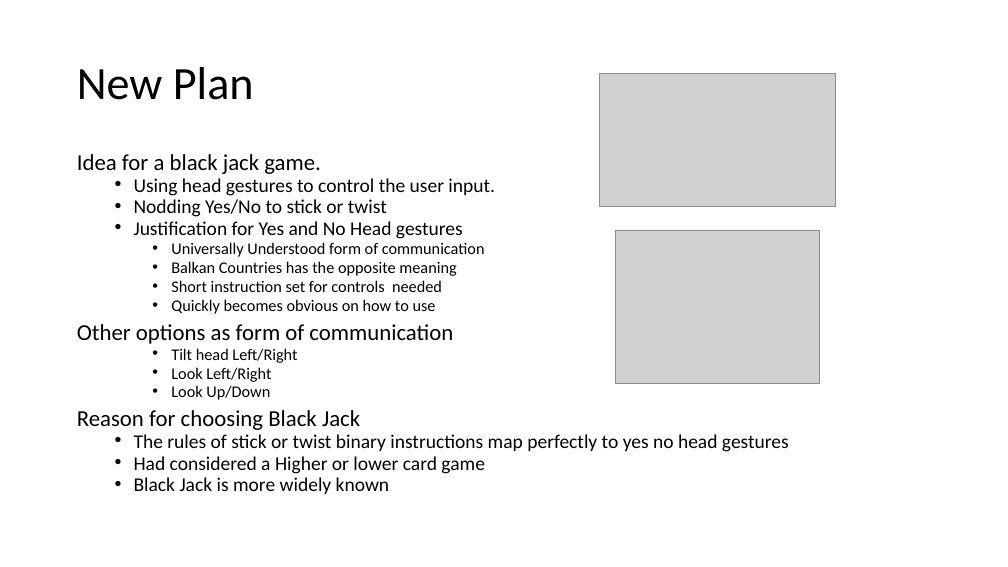
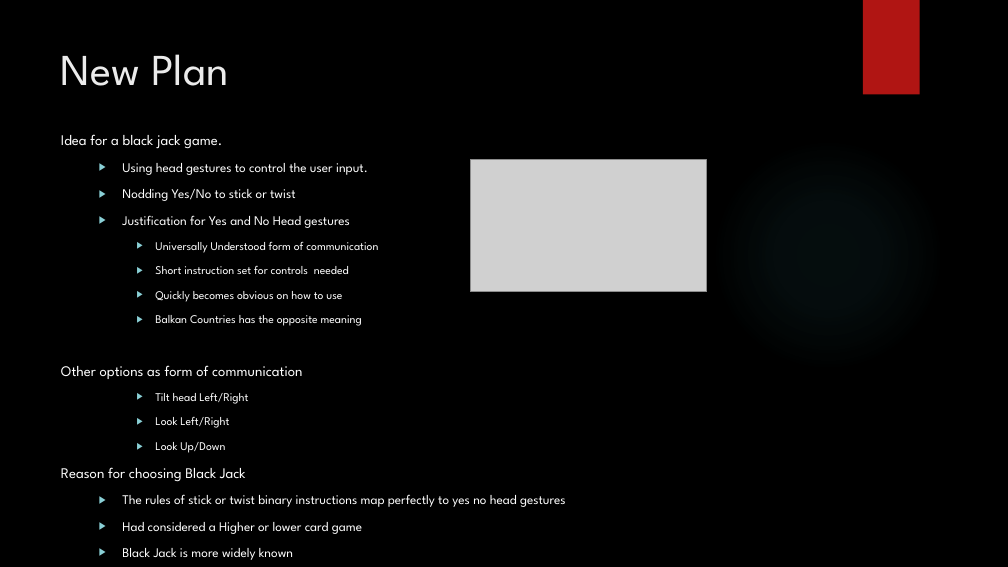
Before and after one commit to kevgleeson78/Gesture-Based-UI-Project, a slide deck: slide 3 of Presentation/New Microsoft PowerPoint Presentation.pptx. Drawn at 1008x567 pixels with LibreOffice and Linux fonts; fonts in the diff are those of the drawing; grey boxes stand for pictures; background and template pictures are left out. Boxes give left, top, right and bottom in pixels: in the first picture for what was removed or moved away, otherwise in the second. Text is boxed around its words. In the diff, an @@ line names an element or a change of style, - is before the commit and + after.

```diff
--- a/Presentation/New Microsoft PowerPoint Presentation.pptx
+++ b/Presentation/New Microsoft PowerPoint Presentation.pptx
@@ background #FFFFFF to picture (left out) @@
@@ rectangle added at bbox=[863, 0, 920, 95], fill #B01513 @@
@@ title "New Plan": place and size @@
-title "New Plan" at bbox=[77, 67, 254, 100]
+title "New Plan" at bbox=[61, 54, 228, 86]
@@ title "New Plan" at bbox=[61, 54, 228, 86]: size 44 to 42 pt, font Calibri to League Spartan, text colour #000000 to #EBEBEB; line spacing 0.9 to 1; vertical alignment middle to top @@
@@ text "Idea for a black jack ...": place and size @@
-text "Idea for a black jack ..." at bbox=[77, 154, 789, 494]
+text "Idea for a black jack ..." at bbox=[61, 134, 566, 560]
@@ text at bbox=[61, 134, 566, 560]: size 21.7 to 14 pt in "Idea for a black jack game.", "Other options as form of communication", "Reason for choosing Black Jack"; font Calibri to League Spartan, text colour #000000 to #FFFFFF; size 18.6 to 12.6 pt in "Using head gestures to control the user ...", "Nodding Yes/No to stick or twist", "Justification for Yes and No Head gestures", "The rules of stick or twist binary ..." and 2 more places; size 15.5 to 11.2 pt in "Universally Understood form of communication", "Short instruction set for controls needed", "Quickly becomes obvious on how to use", "Tilt head Left/Right" and 2 more places; line spacing 0.7 to 1; bullet • to ▶; more space between paragraphs @@
@@ ellipse added at bbox=[712, 138, 944, 371], fill gradient #50B9C1 @@
@@ picture: place and size @@
-picture at bbox=[600, 73, 836, 206]
+picture at bbox=[470, 160, 706, 292]
@@ picture removed at bbox=[616, 230, 820, 383] @@
@@ text at bbox=[171, 261, 456, 276]: paragraph removed @@
-    • Balkan Countries has the opposite meaning
@@ text at bbox=[155, 315, 362, 326]: paragraph added @@
+    ▶ Balkan Countries has the opposite meaning
```
Also in this commit, not shown: 7 other slides changed, 1 slide removed, 1 other file.
